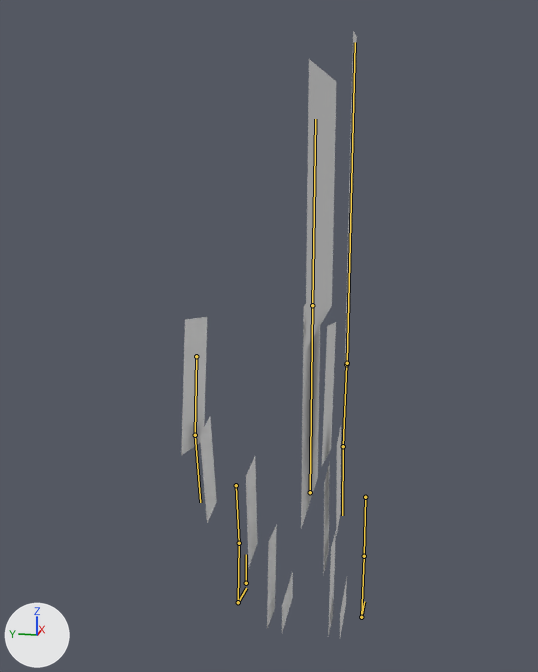
An edit to the Blender file data/resources/Blender models/cookieneg.blend, drawn before and after from the same camera.
Rendered twice from a camera (50 mm lens) standing at (-19.86, -2.74, 14.0) and looking at (1.5, 1.53, 8.66). The lights are fixed; the arrows at lower left show +X, +Y and +Z. The bones that bend it are drawn over the model as lines.
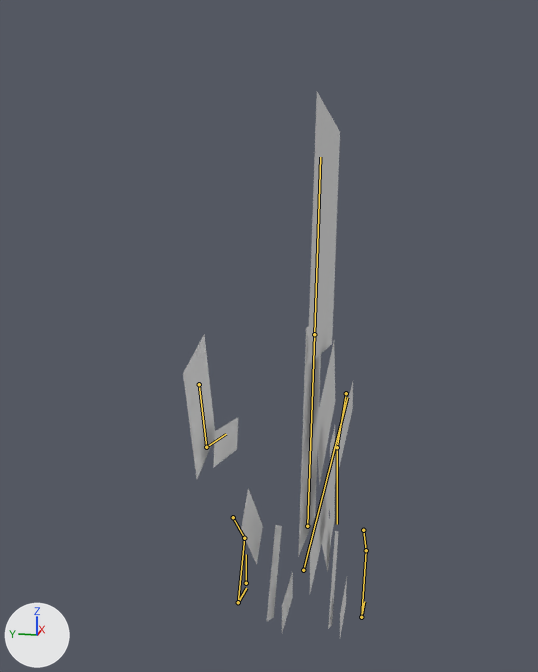
The newer file adds an action. The first version stands in its rest pose; the second is drawn at frame 0 of the action 'ArmatureAction.002'.

Changed parts and their boxes [x1, y1, x2, y2] in the pictures (538 x 672 px):
'Plane', posed (10% shorter): before [181, 31, 357, 636]; after [183, 92, 353, 636]
bone 'Torso', root to tip: before (310, 492) to (312, 305); after (307, 526) to (314, 334)
bone 'Spear', root to tip: before (347, 363) to (355, 42); after (303, 570) to (347, 397)

The edits, one by one:
Bone 'Torso' (bone_torso) moves from (0.0, 0.0, 0.0) to (-0.073, -0.152, 0.0).
Bone 'Torso' (bone_torso) turns from (0, 0, 0) to (0, 0, -8) degrees about its own x, y and z.
Bone 'Back Hand IK' (bone_back_hand_ik) moves from (0.0, 0.0, 0.0) to (0.0, -0.558, 0.186).
Bone 'Back Hand IK' (bone_back_hand_ik) turns from (0, 0, 0) to (16, 0, 0) degrees about its own x, y and z.
Bone 'Front Hand IK' (bone_front_hand_ik) moves from (0.0, 0.0, 0.0) to (0.0, 0.31, 0.112).
Bone 'Front Hand IK' (bone_front_hand_ik) turns from (0, 0, 0) to (16, 0, 0) degrees about its own x, y and z.
Bone 'Spear' (bone_spear) moves from (0.0, 0.0, 0.0) to (-1.837, -0.42, 0.0).
Bone 'Spear' (bone_spear) turns from (0, 0, 0) to (0, 0, -86) degrees about its own x, y and z.
